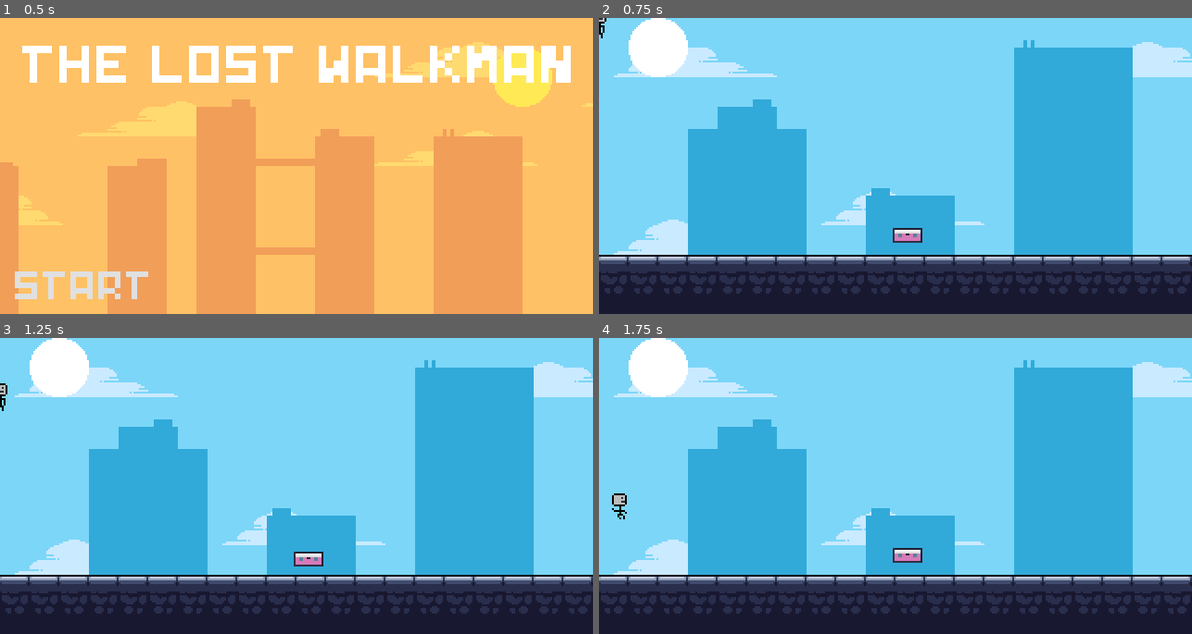
Above: before the commit, frames 1-4 (two rows, left to right).
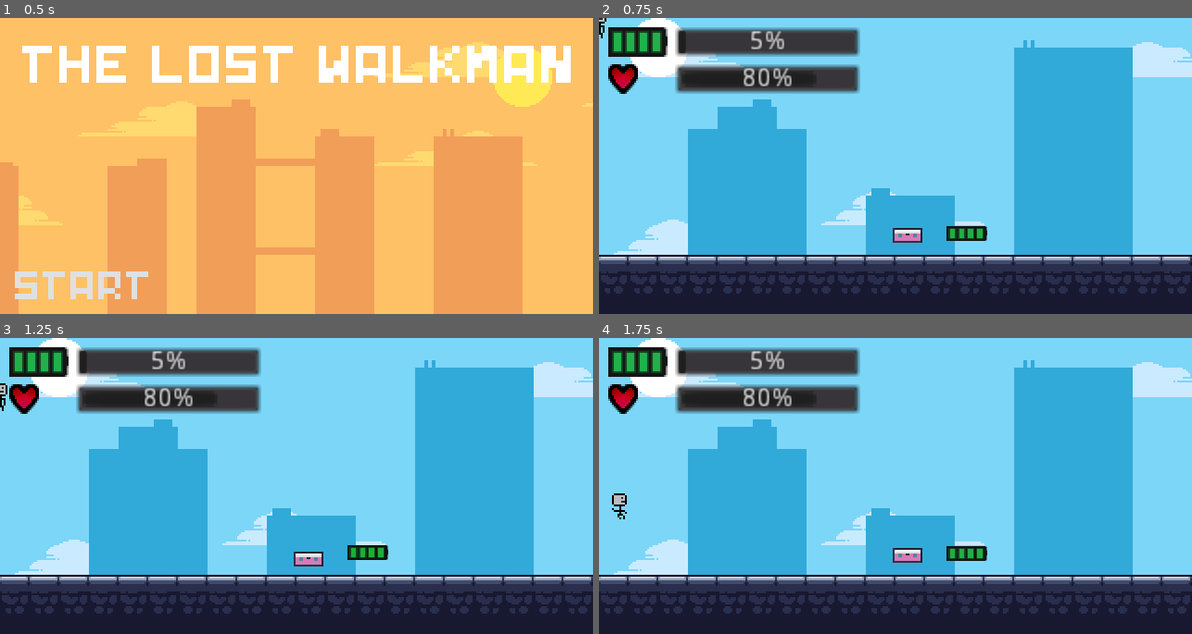
Above: after the commit, the same moments.

Repository: Glow-Project/LostTech
Game: Godot game, scene res://Menu/Menu.tscn
Two runs of this game, one before a commit and one after it. Both use one fixed random seed, a clock stepped at 60 frames per second and the inputs below.
Inputs:
- Up to frame 1 (0.5 s): no input
- Up to frame 2 (0.75 s): click "Start" at 0.5 s
- Up to frame 3 (1.25 s): no input
- Up to frame 4 (1.75 s): hold Right (ui_right) from 1.28 s (still down)

Frame 1 is identical in both runs. In frame 2, 8.0% of the frame differs, in the area x 1-66%, y 3-76%; in frame 3, 8.0%; in frame 4, 8.0%.

Commit message:
Level1: Add HUD and battery

Diff:
--- a/Levels/Level1/Level1.tscn
+++ b/Levels/Level1/Level1.tscn
@@ -1,9 +1,11 @@
-[gd_scene load_steps=30 format=2]
+[gd_scene load_steps=32 format=2]
 
 [ext_resource path="res://Design/Background/mp_cs_background.png" type="Texture" id=1]
 [ext_resource path="res://Design/Foreground/mp_cs_buildings.png" type="Texture" id=2]
 [ext_resource path="res://Entities/Player/Player.tscn" type="PackedScene" id=3]
 [ext_resource path="res://Items/Cassette/Cassette.tscn" type="PackedScene" id=4]
+[ext_resource path="res://Items/Battery/Battery.tscn" type="PackedScene" id=5]
+[ext_resource path="res://HUD/HUD.tscn" type="PackedScene" id=6]
 
 [sub_resource type="TileSet" id=1]
 0/name = "mp_cs_background.png 0"
@@ -378,3 +380,8 @@
 
 [node name="Cassette" parent="." instance=ExtResource( 4 )]
 position = Vector2( 166.467, 120.081 )
+
+[node name="Battery" parent="." instance=ExtResource( 5 )]
+position = Vector2( 198.5, 117.5 )
+
+[node name="HUD" parent="." instance=ExtResource( 6 )]
--- a/Menu/Menu.tscn
+++ b/Menu/Menu.tscn
@@ -5,13 +5,13 @@
 [ext_resource path="res://Menu/Menu.gd" type="Script" id=3]
 [ext_resource path="res://Menu/pulse_2_intro_loop.wav" type="AudioStream" id=4]
 
+[sub_resource type="DynamicFont" id=1]
+font_data = ExtResource( 1 )
+
 [sub_resource type="DynamicFont" id=2]
 font_data = ExtResource( 1 )
 
-[sub_resource type="DynamicFont" id=3]
-font_data = ExtResource( 1 )
-
-[sub_resource type="TileSet" id=1]
+[sub_resource type="TileSet" id=3]
 0/name = "mp_cs_background.png 0"
 0/texture = ExtResource( 2 )
 0/tex_offset = Vector2( 0, 0 )
Not shown: 4 places in Menu/Menu.tscn that only renumber resources
